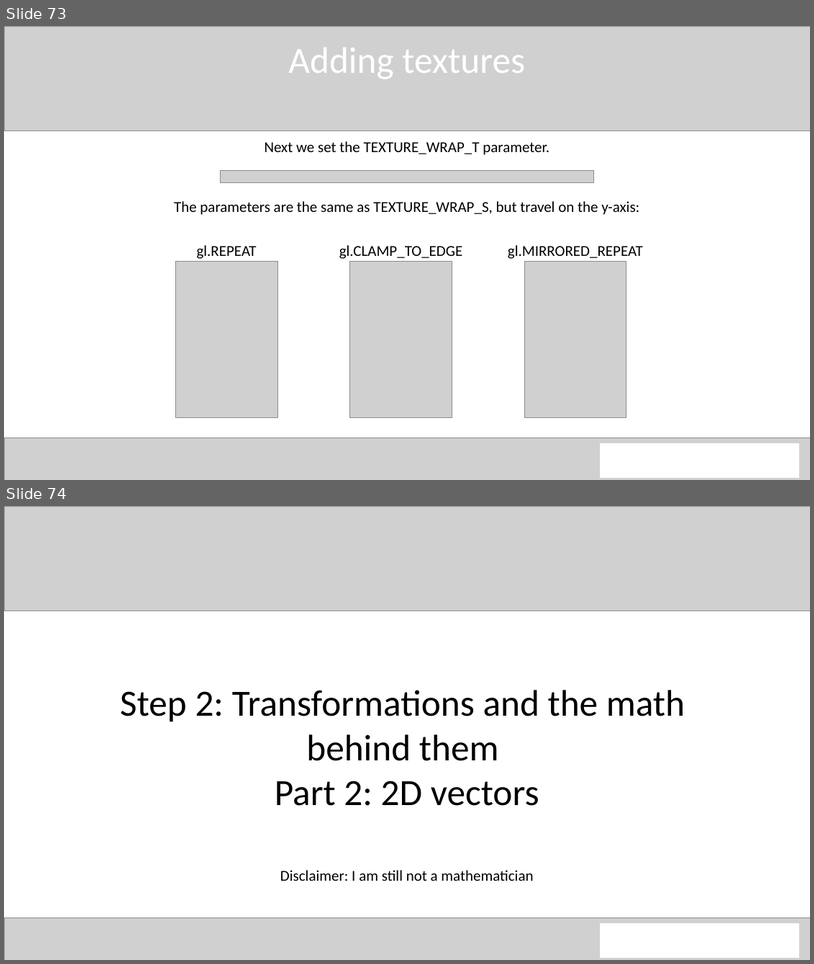
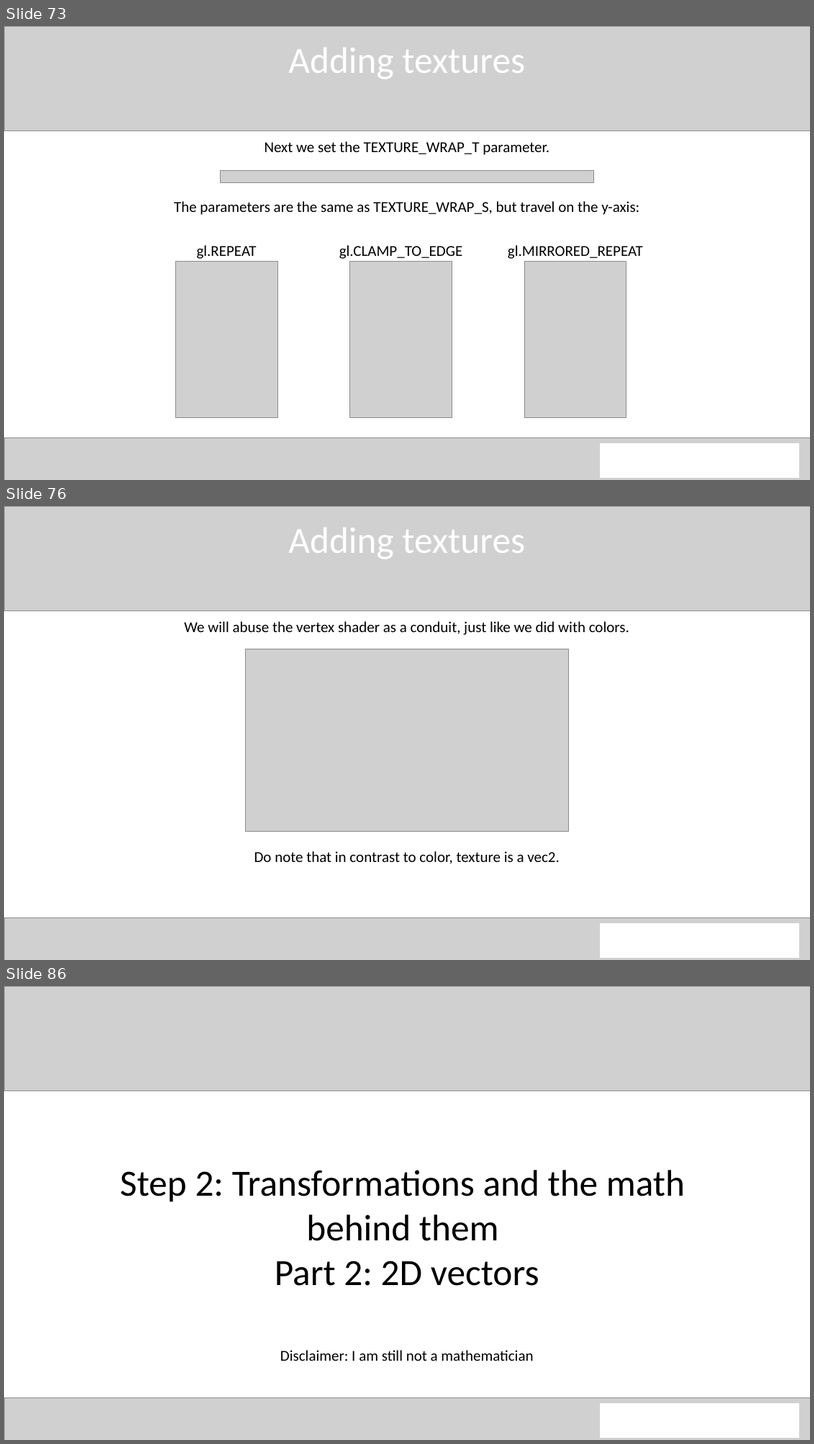
Before and after one commit to QuincyJacobs/WebGLTutorial, a slide deck: Presentation/Presentation WebGL.pptx. Shown one above the other, each under a label of ours: slides 73 and 74 before the commit, slides 73, 76 and 86 after it; the slides between them are not shown. The pictures are 814x964 and 814x1444 pixels, drawn with LibreOffice and Linux fonts; fonts in the diff are those of the drawing; grey boxes stand for pictures. Boxes give left, top, right and bottom in pixels: in the first picture for what was removed or moved away, otherwise in the second. Text is boxed around its words. In the diff, an @@ line names an element or a change of style, - is before the commit and + after.

Commit message:
Powerpoint update
Almost finished up the texture part. This accompanies Example 4

```diff
--- a/Presentation/Presentation WebGL.pptx
+++ b/Presentation/Presentation WebGL.pptx
@@ slide 76 added at (4, 506, 810, 960), background #FFFFFF @@
@@ picture added at (4, 506, 810, 611) @@
@@ text added at (288, 528, 525, 559), 44 pt, text #FFFFFF @@
+Adding textures
@@ text added at (184, 621, 630, 635), 18 pt, text #000000 @@
+We will abuse the vertex shader as a conduit, just like we did with colors.
@@ picture added at (246, 649, 569, 831) @@
@@ text added at (255, 851, 559, 864), 18 pt, text #000000 @@
+Do note that in contrast to color, texture is a vec2.
@@ picture added at (4, 917, 810, 960) @@
@@ rectangle added at (600, 924, 800, 957), fill #FFFFFF, outline #FFFFFF 1 pt @@
@@ what was slide 74 is now slide 86 @@
```
Also in this commit, not shown: 11 other slides added.
